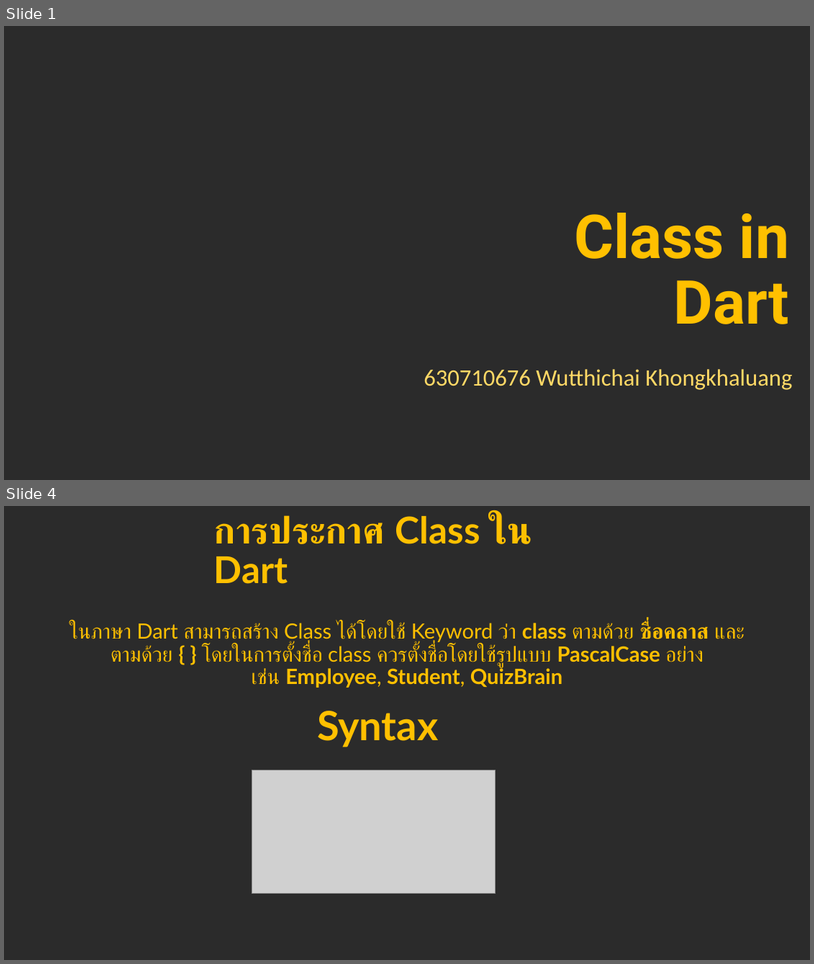
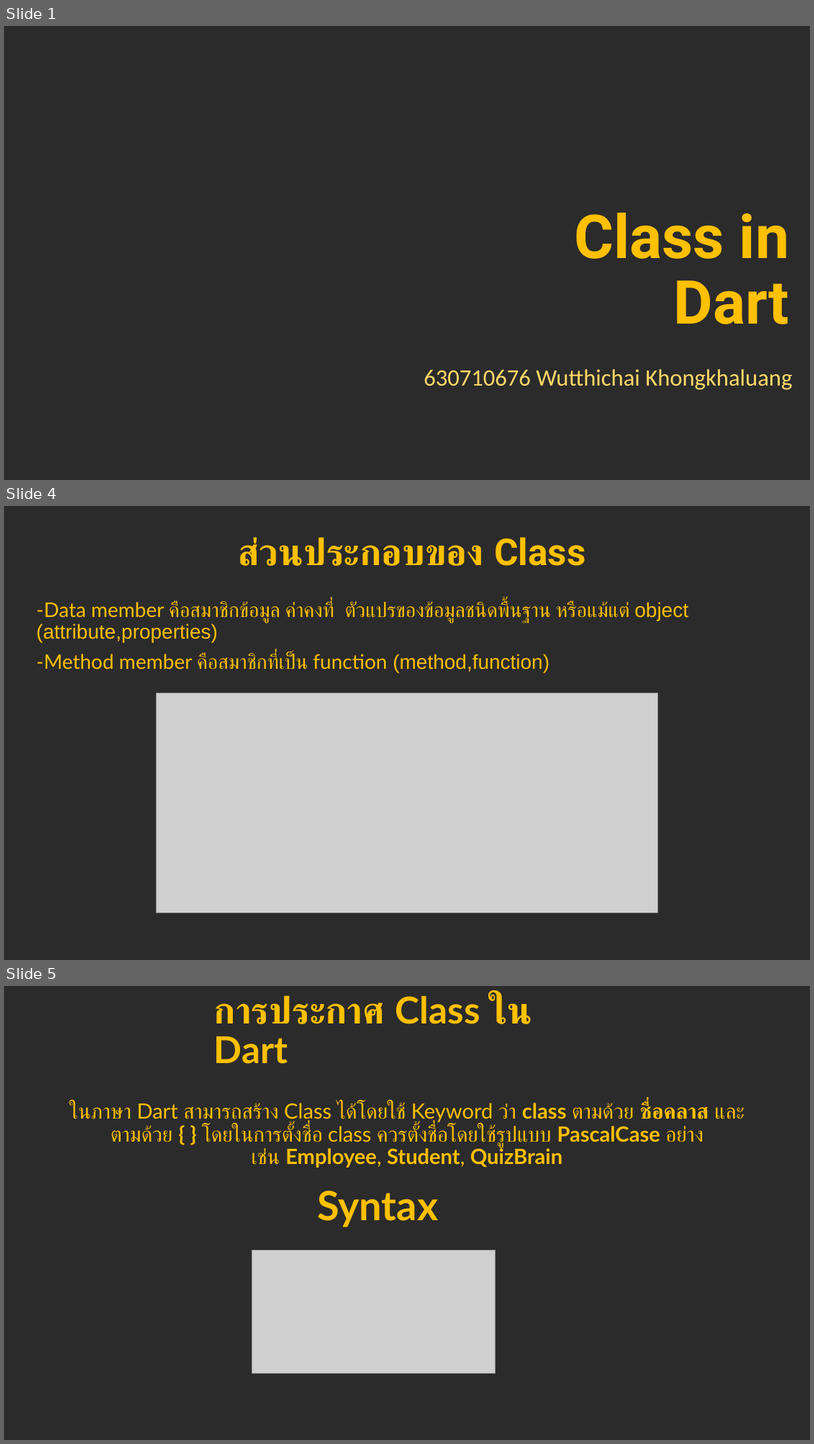
Before and after one commit to wk229/pl, a slide deck: Class in Dart.pptx. Shown one above the other, each under a label of ours: slides 1 and 4 before the commit, slides 1, 4 and 5 after it; the slides between them are not shown. The pictures are 814x964 and 814x1444 pixels, drawn with LibreOffice and Linux fonts; fonts in the diff are those of the drawing; grey boxes stand for pictures; background and template pictures are left out; a plain dark background stands for a picture behind light text. Boxes give left, top, right and bottom in pixels: in the first picture for what was removed or moved away, otherwise in the second. Text is boxed around its words. In the diff, an @@ line names an element or a change of style, - is before the commit and + after.

```diff
--- a/Class in Dart.pptx
+++ b/Class in Dart.pptx
@@ slide 4 added at (4,506,810,960), background picture (left out) @@
@@ title added at (238,537,586,566), 44 pt, text #FFC000, bold @@
+ส่วนประกอบของ Class
@@ text added at (36,601,689,672), 24 pt, text #FFC000 @@
+-Data member คือสมาชิกข้อมูล ค่าคงที่ ตัวแปรของข้อมูลชนิดพื้นฐาน หรือแม้แต่ object (attribute,properties)
+-Method member คือสมาชิกที่เป็น function (method,function)
@@ picture added at (157,693,658,913) @@
@@ what was slide 4 is now slide 5 @@
```
Also in this commit, not shown: 3 slides changed, 1 other slide added.
